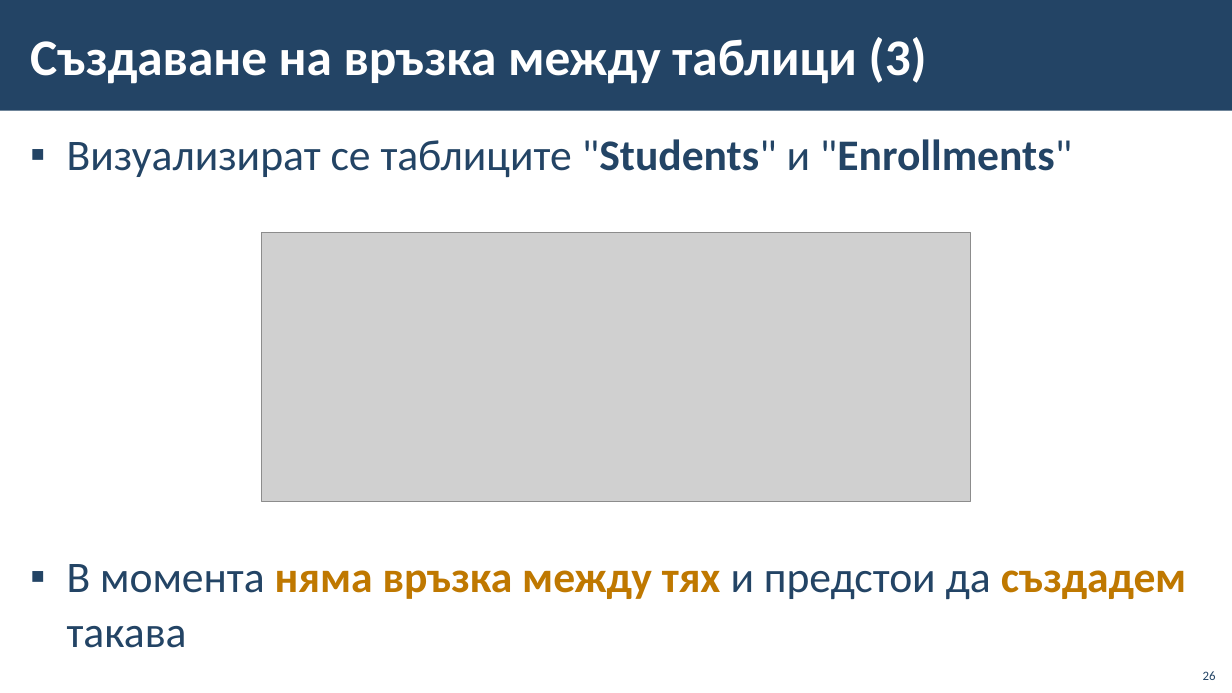
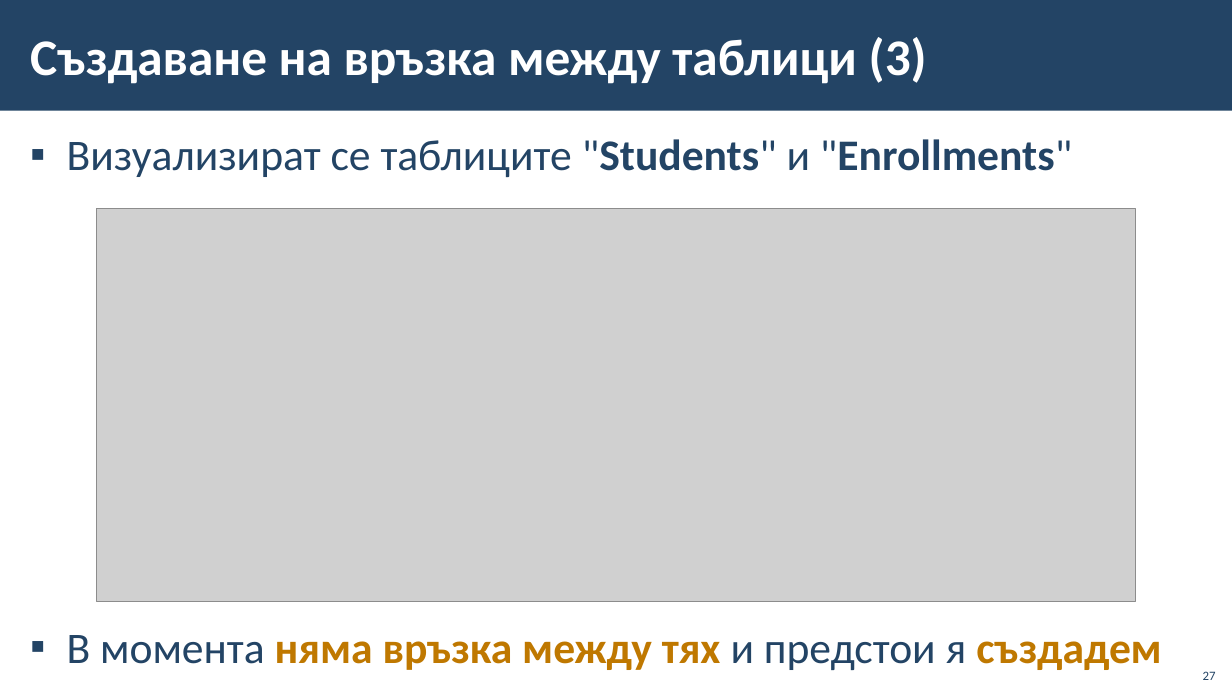
Before and after one commit to BG-IT-Edu/School-Programming, a slide deck: slide 27 of Courses/Software-Sciences/Module-3-Databases-New/07-Modeling-Databases/06-Modeling-Databases.pptx (slide 26 before the commit). Drawn at 1232x693 pixels with LibreOffice and Linux fonts; fonts in the diff are those of the drawing; grey boxes stand for pictures; background and template pictures are left out. Boxes give left, top, right and bottom in pixels: in the first picture for what was removed or moved away, otherwise in the second. Text is boxed around its words. In the diff, an @@ line names an element or a change of style, - is before the commit and + after.

```diff
--- a/Courses/Software-Sciences/Module-3-Databases-New/07-Modeling-Databases/06-Modeling-Databases.pptx
+++ b/Courses/Software-Sciences/Module-3-Databases-New/07-Modeling-Databases/06-Modeling-Databases.pptx
@@ picture: place and size @@
-picture at box(262, 233, 971, 501)
+picture at box(97, 208, 1136, 601)
@@ text at box(67, 635, 1161, 670): text changed @@
-▪ В момента няма връзка между тях и предстои да създадем такава
+▪ В момента няма връзка между тях и предстои я създадем
@@ page number at box(1203, 671, 1216, 680): text changed @@
-26
+27
```
Also in this commit, not shown: 20 other slides changed, 1 slide added, 1 other file.
